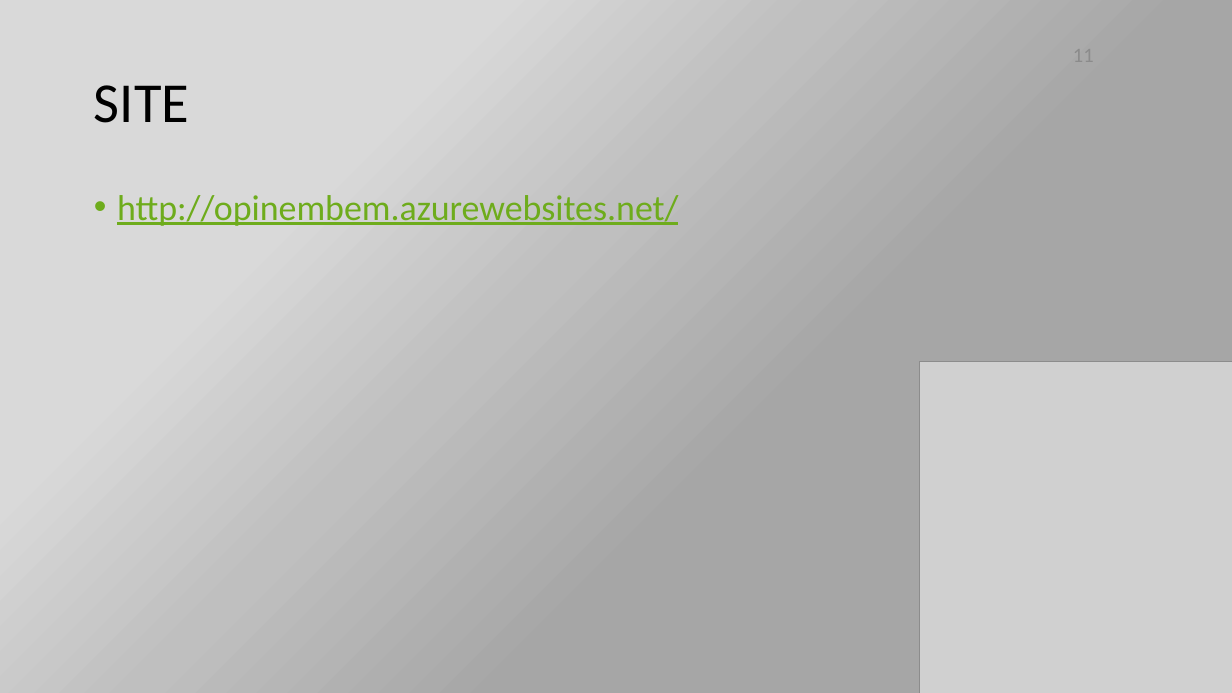
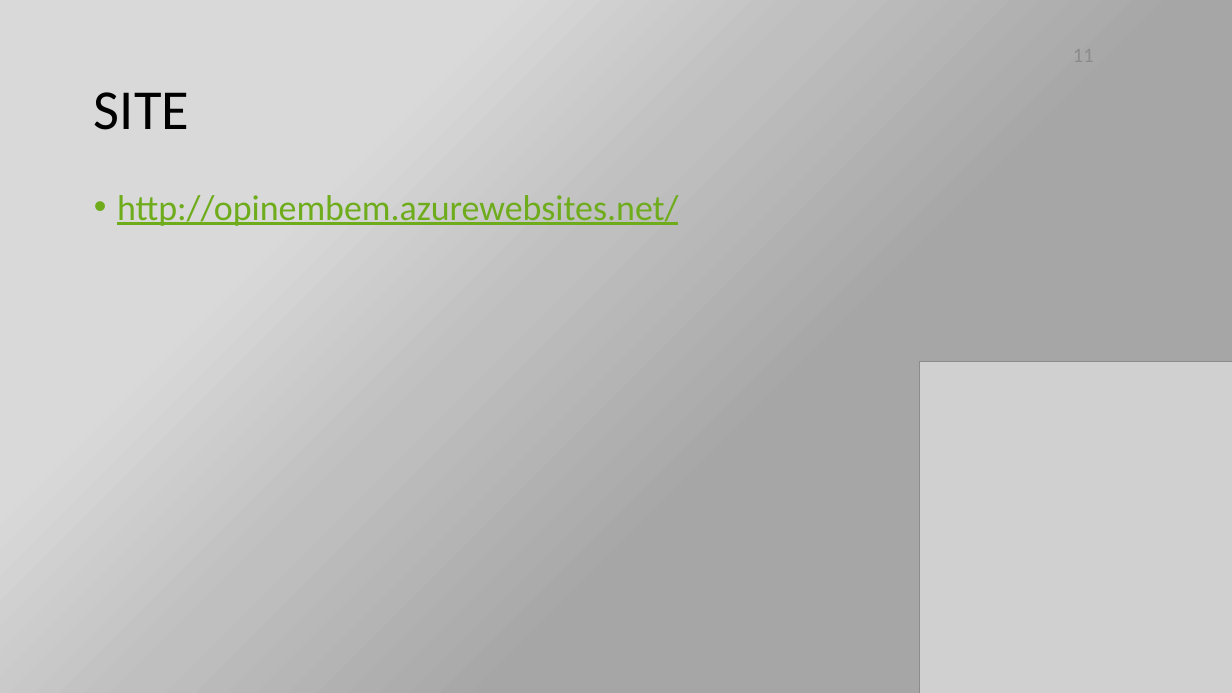
Before and after one commit to IsabelaSucharski/OpinemBem, a slide deck: slide 11 of Documentos/Opinem Bem TCC.pptx. Drawn at 1232x693 pixels with LibreOffice and Linux fonts; fonts in the diff are those of the drawing; grey boxes stand for pictures. Boxes give left, top, right and bottom in pixels: in the first picture for what was removed or moved away, otherwise in the second. Text is boxed around its words. In the diff, an @@ line names an element or a change of style, - is before the commit and + after.

```diff
--- a/Documentos/Opinem Bem TCC.pptx
+++ b/Documentos/Opinem Bem TCC.pptx
@@ title "SITE": place and size @@
-title "SITE" at bbox=[94, 85, 189, 123]
+title "SITE" at bbox=[94, 92, 189, 130]
```
Also in this commit, not shown: 1 other file.
